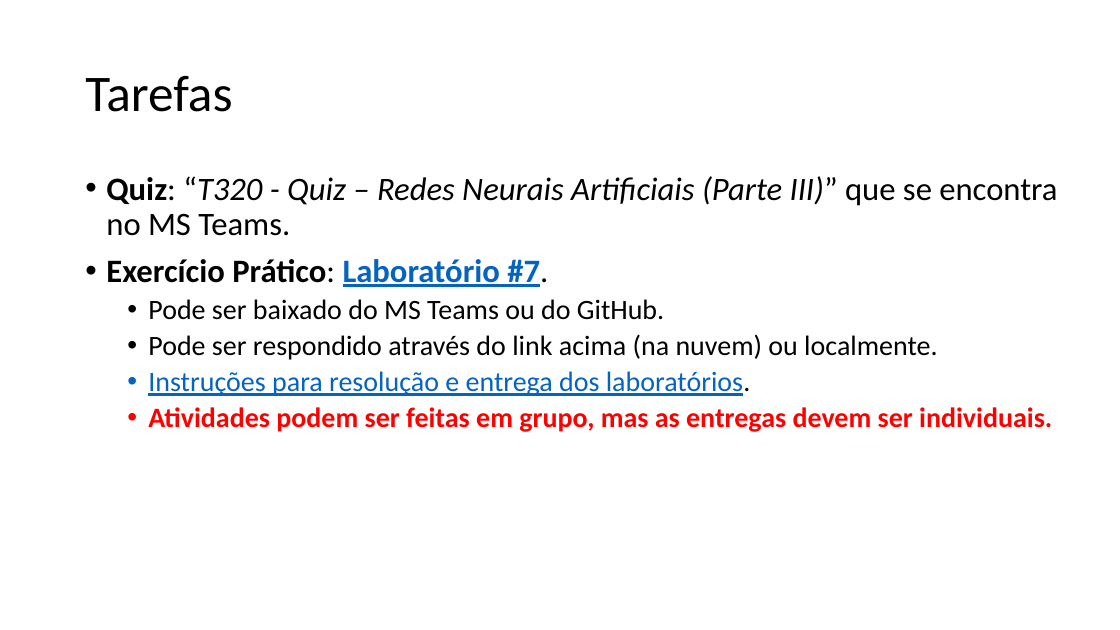
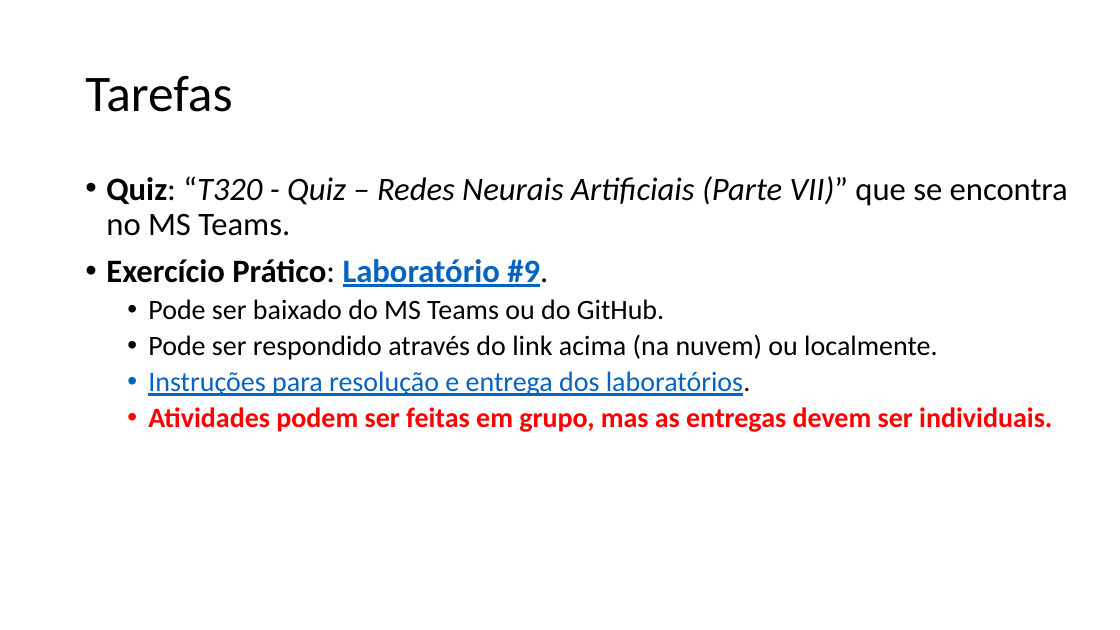
Before and after one commit to zz4fap/t320_aprendizado_de_maquina, a slide deck: slide 22 of slides/T320_Redes_Neurais_Artificiais (Parte IV).pptx (slide 21 before the commit). Drawn at 1120x630 pixels with LibreOffice and Linux fonts; fonts in the diff are those of the drawing. Boxes give left, top, right and bottom in pixels: in the first picture for what was removed or moved away, otherwise in the second. Text is boxed around its words. In the diff, an @@ line names an element or a change of style, - is before the commit and + after.

```diff
--- a/slides/T320_Redes_Neurais_Artificiais (Parte IV).pptx
+++ b/slides/T320_Redes_Neurais_Artificiais (Parte IV).pptx
@@ text at [106, 176, 1068, 287]: text changed @@
-• Quiz: “T320 - Quiz – Redes Neurais Artificiais (Parte III)” que se encontra no MS Teams.
-• Exercício Prático: Laboratório #7.
+• Quiz: “T320 - Quiz – Redes Neurais Artificiais (Parte VII)” que se encontra no MS Teams.
+• Exercício Prático: Laboratório #9.
```
Also in this commit, not shown: 10 other slides changed, 2 slides added, 1 slide removed, 3 other files.
